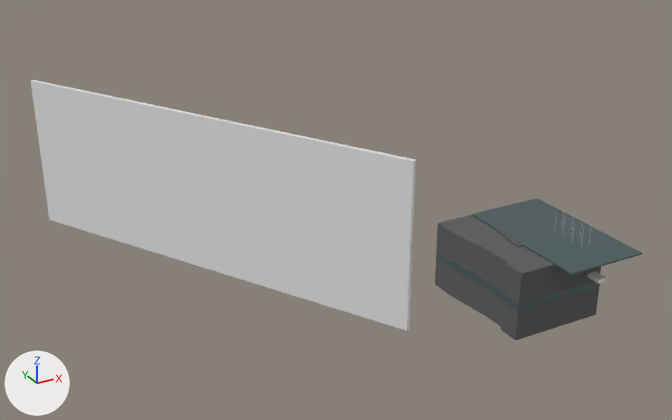
A saved change to the Blender file Assets/Models/OfficialBlenderScenes/OfficialPoolScene.blend.
Rendered twice from a camera (50 mm lens) standing at (-337.0, -378.0, 260.0) and looking at (-62.0, 122.0, 10.0). The axes (+X, +Y, +Z) are drawn at lower left. The lights are the same throughout.
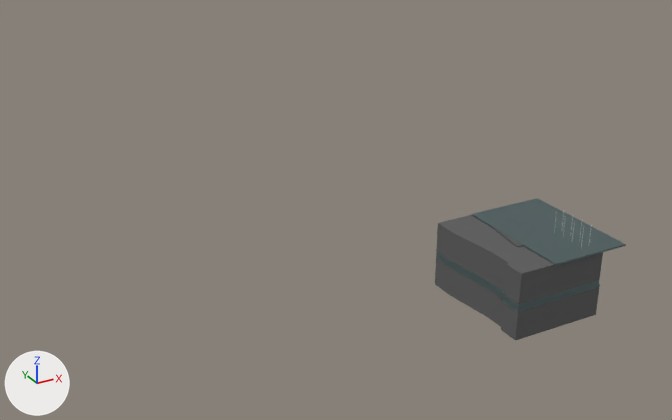
Changed parts and their boxes [x1, y1, x2, y2] in the pictures (672 x 420 px):
'Cube.015', deleted: before [31, 80, 416, 331]
'Cube.017', mesh rescaled (9% narrower, 13% shorter): before [472, 198, 642, 275]; after [472, 198, 626, 265]

What changed in the scene script:
```text
Change me_cube_026:
    where me_cube_026.from_pydata(...)  # 8 vertices, 6 faces; spans x -1.0..1.0, y -1.0..1.0, z -1.0..1.0
    used by ob_cube_017; location = (6.6, -12.4, 32.4); scale = (25.3, 44.0, 0.477)
    me_cube_026 part 1: the whole mesh is scaled about its middle by (1, 0.859, 1), then moved by (0.0, 0.14, 0.0)
Remove ob_cube_015:
    ob_cube_015 = bpy.data.objects.new('Cube.015', me_cube_027)
    ob_cube_015.location = (-129.8, 188.3, 10.6)
    ob_cube_015.rotation_euler = (0.0, 0.0, 2.082)  # degrees (0, 0, 119)
    ob_cube_015.scale = (162.0, 1.56, 57.3)
```
